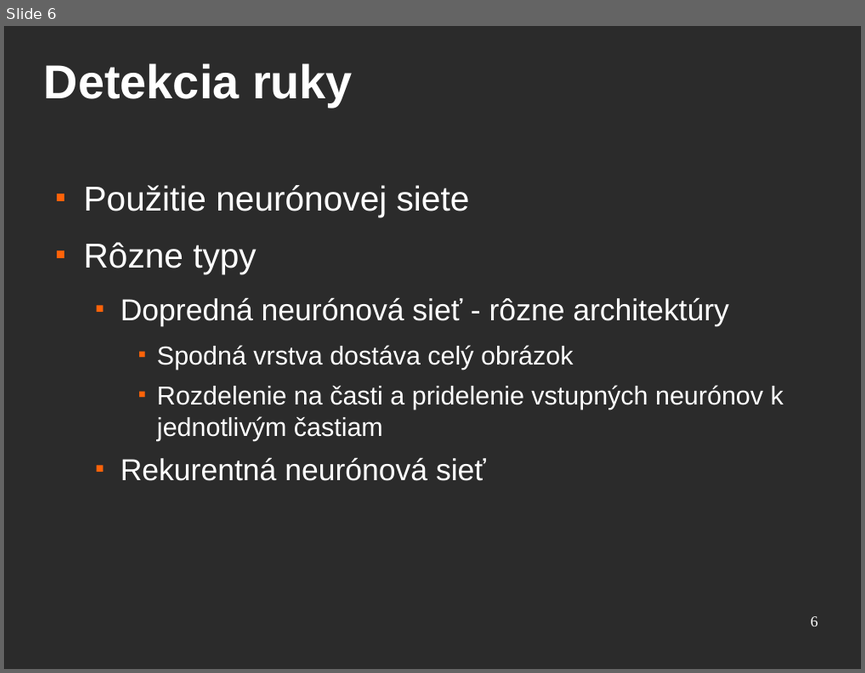
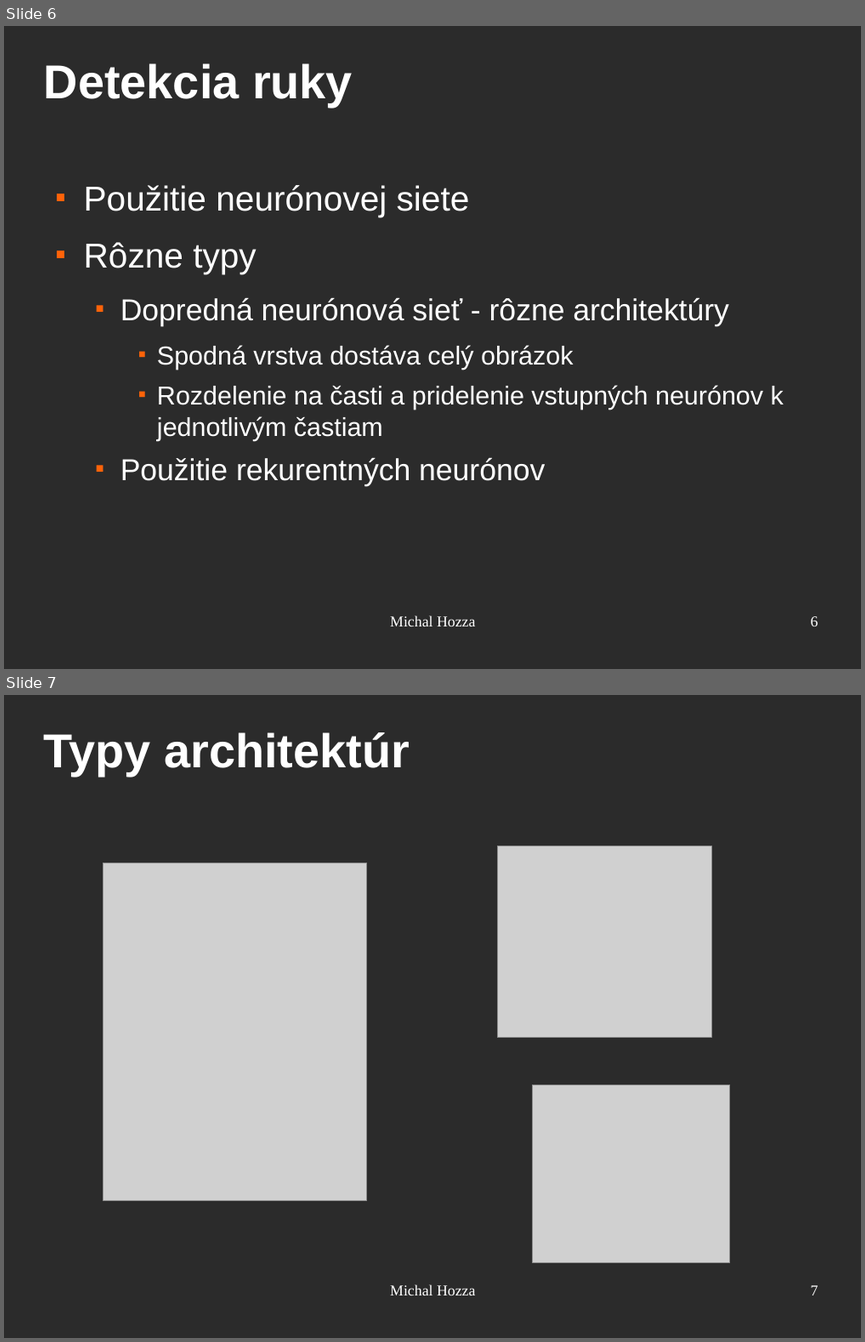
Before and after one commit to mhozza/HandControl_BachelorThesis, a slide deck: prezentacia/handcontrol.odp. Shown one above the other, each under a label of ours: slide 6 before the commit, slides 6 and 7 after it. The pictures are 865x673 and 865x1342 pixels, drawn with LibreOffice and Linux fonts; fonts in the diff are those of the drawing; grey boxes stand for pictures; background and template pictures are left out; a plain dark background stands for a picture behind light text. Boxes give left, top, right and bottom in pixels: in the first picture for what was removed or moved away, otherwise in the second. Text is boxed around its words. In the diff, an @@ line names an element or a change of style, - is before the commit and + after.

```diff
--- a/prezentacia/handcontrol.odp
+++ b/prezentacia/handcontrol.odp
@@ slide 7 added at (x1=4, y1=695, x2=861, y2=1338), background picture (left out) @@
@@ title added at (x1=44, y1=732, x2=410, y2=776), 44 pt, text #FFFFFF, bold @@
+Typy architektúr
@@ picture added at (x1=498, y1=845, x2=711, y2=1037) @@
@@ picture added at (x1=103, y1=863, x2=367, y2=1201) @@
@@ picture added at (x1=533, y1=1084, x2=730, y2=1263) @@
@@ text added at (x1=390, y1=1284, x2=475, y2=1295), 14 pt, text #FFFFFF @@
+Michal Hozza
@@ page number added at (x1=811, y1=1285, x2=818, y2=1295), 14 pt, text #FFFFFF @@
+7
@@ slide 6 changed as well @@
@@ text at (x1=120, y1=457, x2=545, y2=486): text changed @@
-  ■ Rekurentná neurónová sieť
+  ■ Použitie rekurentných neurónov
@@ text added at (x1=390, y1=615, x2=475, y2=626), 14 pt, text #FFFFFF @@
+Michal Hozza
```
Also in this commit, not shown: 8 other slides changed, 3 other slides added, 2 slides removed, 7 other files.
